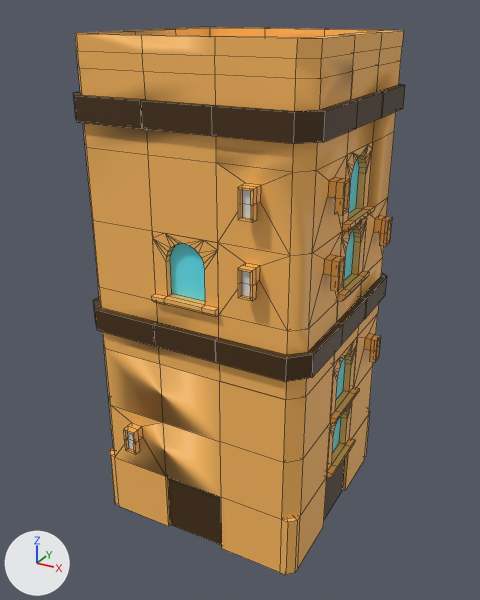
The FBX model Assets/_Visuals/Graph/Packs/house.002.fbx, before and after one commit.
Both versions are drawn from a camera (50 mm lens) standing at (4.57, -8.52, 7.69) and looking at (-0.05, -0.13, 3.5). The lights are fixed; the arrows at lower left show +X, +Y and +Z. Mesh edges are drawn as thin lines. Where no turn or scale is listed for an object, it has been applied to the vertices.

In view in the first picture: 'House'.
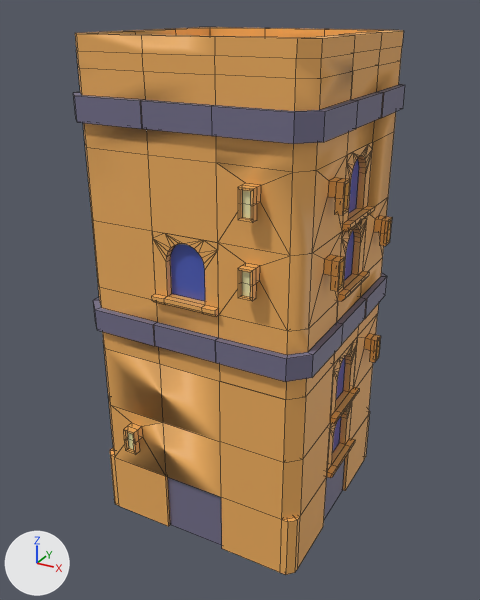
Location of each change, [x1, y1, x2, y2] in pixels of the pictures (480 x 600 px):
'House', recoloured
    both: [73, 27, 405, 547]

Edits to the bpy script that builds the scene:
```text
Change mat_floor:
    mat_floor.base_color: (0.0633, 0.0271, 0.00281) -> (0.175, 0.162, 0.262)  # brown #472e09 -> blue #74708c
Change mat_window:
    mat_window.base_color: (0.133, 0.864, 1.0) -> (0.0762, 0.114, 0.521)  # cyan #66efff -> blue #4e5fbf
```
